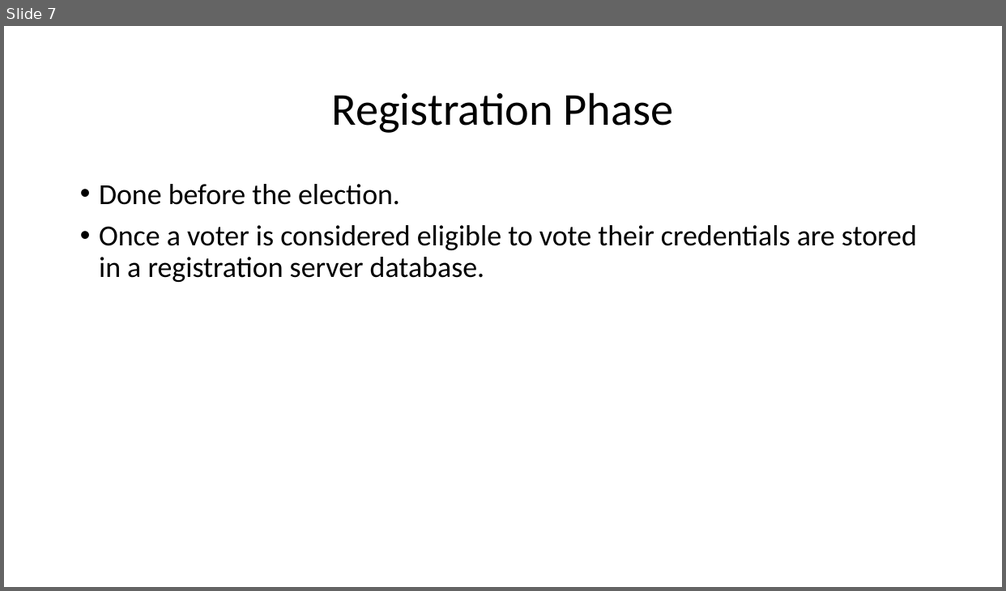
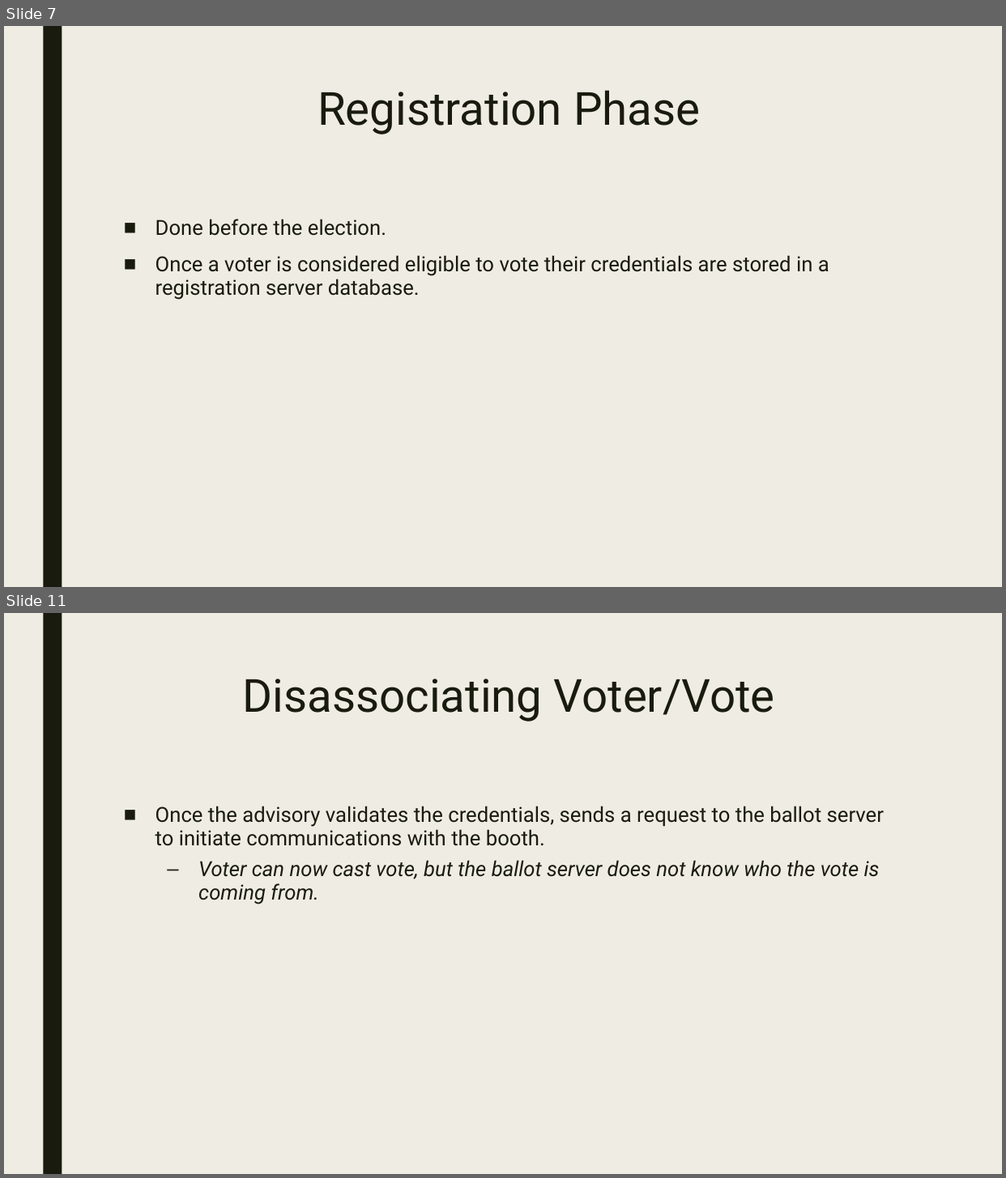
Before and after one commit to mollicap16/Crypto_Final, a slide deck: doc/Crypto_Final_Presentation.pptx. Shown one above the other, each under a label of ours: slide 7 before the commit, slides 7 and 11 after it; the slides between them are not shown. The pictures are 1006x591 and 1006x1178 pixels, drawn with LibreOffice and Linux fonts; fonts in the diff are those of the drawing. Boxes give left, top, right and bottom in pixels: in the first picture for what was removed or moved away, otherwise in the second. Text is boxed around its words. In the diff, an @@ line names an element or a change of style, - is before the commit and + after.

```diff
--- a/doc/Crypto_Final_Presentation.pptx
+++ b/doc/Crypto_Final_Presentation.pptx
@@ slide 11 added at <box>4,613,1002,1174</box>, background #EFEDE3; not listed: 1 template element that a slide beside it also shows @@
@@ title added at <box>243,679,775,722</box>, 44 pt, text #191B0E @@
+Disassociating Voter/Vote
@@ text added at <box>155,806,884,905</box>, 20 pt, text #191B0E @@
+■ Once the advisory validates the credentials, sends a request to the ballot server to initiate communications with the booth.
+  – Voter can now cast vote, but the ballot server does not know who the vote is coming from.
@@ slide 7 changed as well @@
@@ background #FFFFFF to #EFEDE3 @@
@@ rectangle added at <box>43,26,62,587</box>, fill #191B0E @@
@@ title "Registration Phase": place and size @@
-title "Registration Phase" at <box>332,92,674,133</box>
+title "Registration Phase" at <box>317,90,700,135</box>
@@ title "Registration Phase" at <box>317,90,700,135</box>: font Calibri to Roboto, text colour #000000 to #191B0E; line spacing 0.9 to 0.89; vertical alignment middle to top @@
@@ text "Done before the election.": place and size @@
-text "Done before the election." at <box>99,184,917,282</box>
+text "Done before the election." at <box>155,219,829,300</box>
@@ text "Done before the election." at <box>155,219,829,300</box>: size 28 to 20 pt, font Calibri to Roboto, text colour #000000 to #191B0E; bullet • to ■; line spacing 0.9 to 0.94; more space between paragraphs @@
```
Also in this commit, not shown: 7 other slides changed, 8 other slides added, 2 slides removed.
